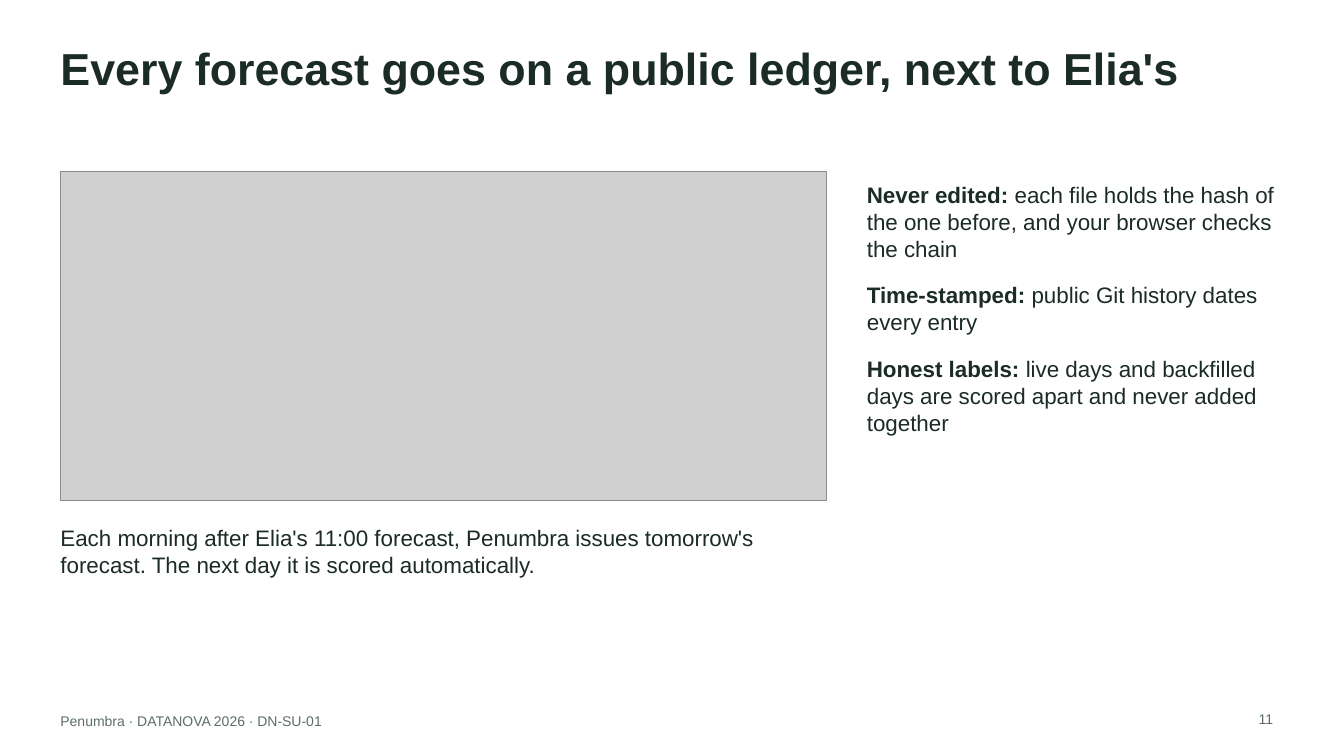
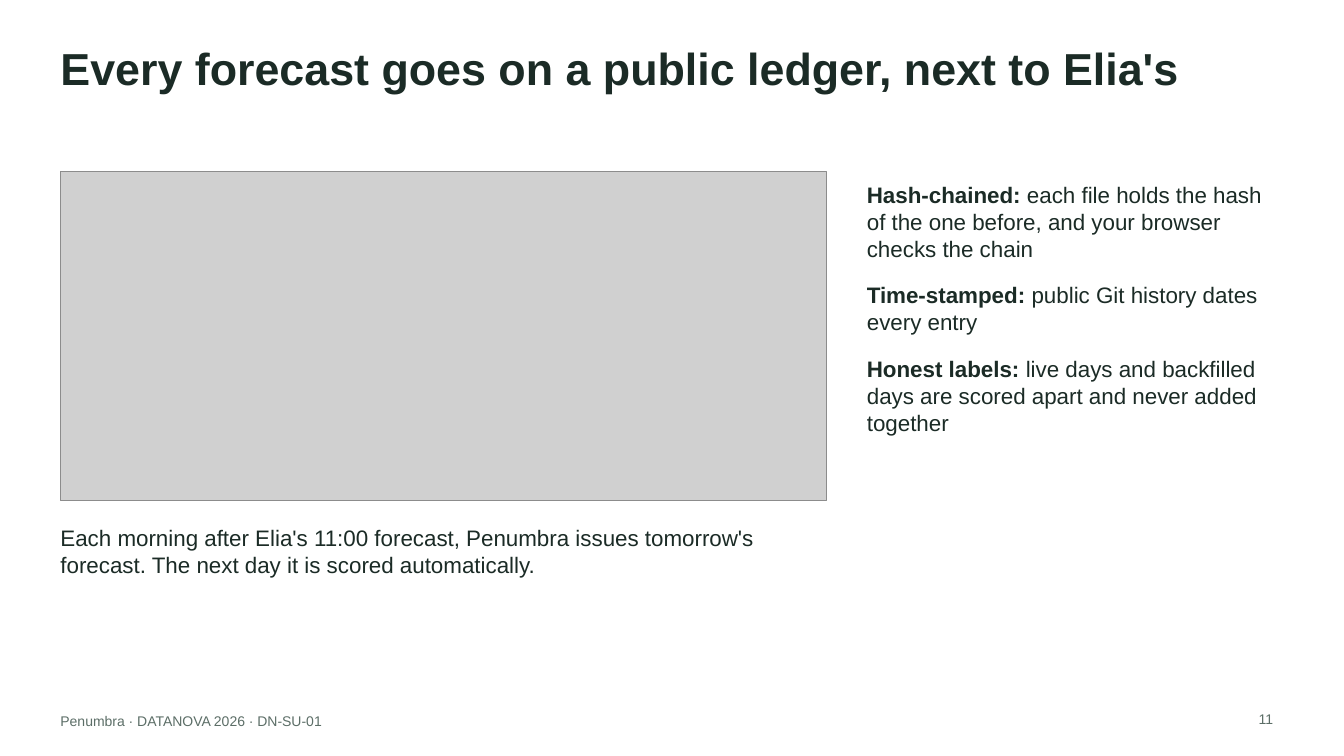
Before and after one commit to yy5652-hash/penumbra, a slide deck: slide 11 of site/Penumbra_DATANOVA_2026.pptx. Drawn at 1344x756 pixels with LibreOffice and Linux fonts; fonts in the diff are those of the drawing; grey boxes stand for pictures. Boxes give left, top, right and bottom in pixels: in the first picture for what was removed or moved away, otherwise in the second. Text is boxed around its words. In the diff, an @@ line names an element or a change of style, - is before the commit and + after.

```diff
--- a/site/Penumbra_DATANOVA_2026.pptx
+++ b/site/Penumbra_DATANOVA_2026.pptx
@@ text at bbox=[867, 186, 1261, 258]: text changed @@
-Never edited: each file holds the hash of the one before, and your browser checks the chain
+Hash-chained: each file holds the hash of the one before, and your browser checks the chain
```
Also in this commit, not shown: 5 other slides changed, 25 other files.
